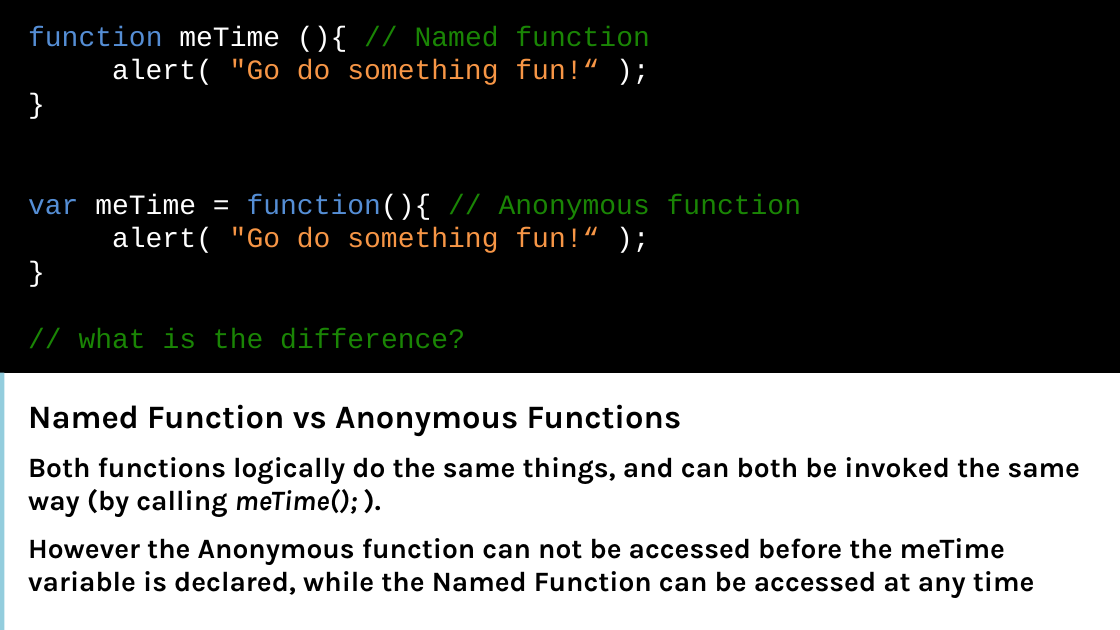
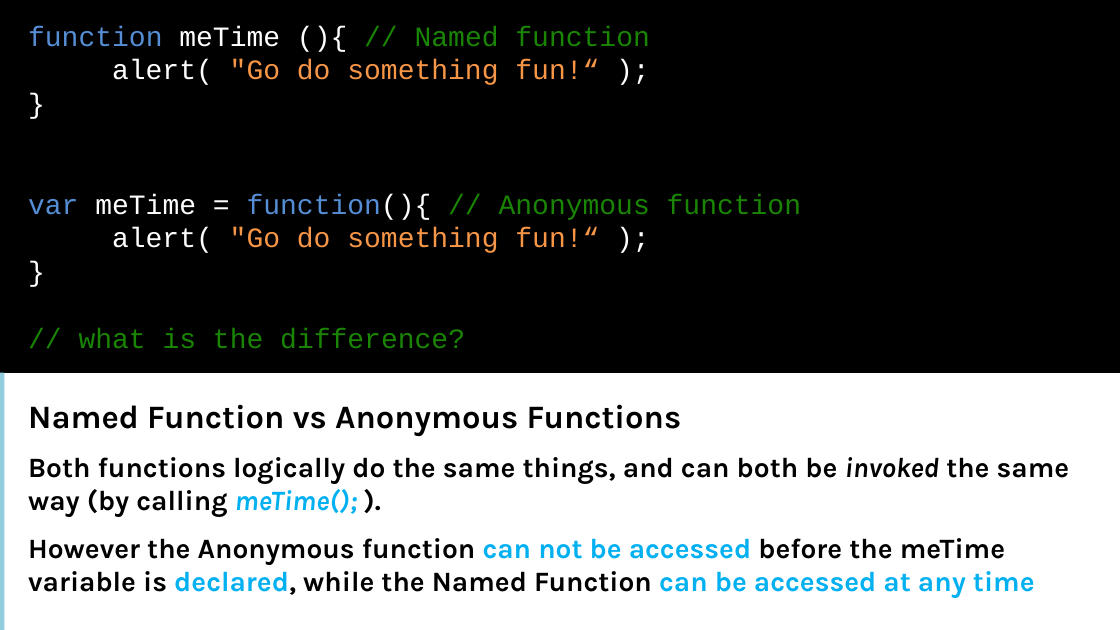
Before and after one commit to xgqfrms/MVA, a slide deck: slide 28 of 01面向有经验开发人员的 JavaScript 课程/MVA resource/01.pptx. Drawn at 1120x630 pixels with LibreOffice and Linux fonts; fonts in the diff are those of the drawing. Boxes give left, top, right and bottom in pixels: in the first picture for what was removed or moved away, otherwise in the second. Text is boxed around its words. In the diff, an @@ line names an element or a change of style, - is before the commit and + after.

```diff
--- a/01面向有经验开发人员的 JavaScript 课程/MVA resource/01.pptx
+++ b/01面向有经验开发人员的 JavaScript 课程/MVA resource/01.pptx
@@ text at (28,457,1070,598): text colour #000000 to #00B0F0 in "meTime();", "can not be accessed declared, can be ..."; italic on in "invoked" @@
```
Also in this commit, not shown: 19 other slides changed, 2 other files.
